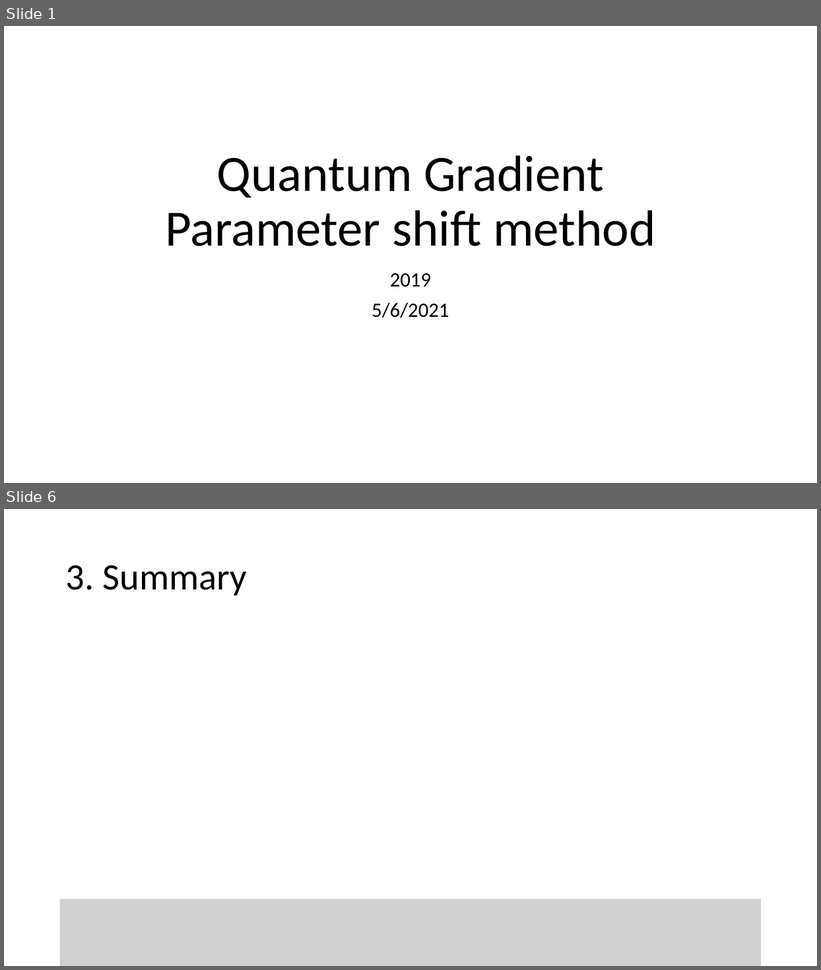
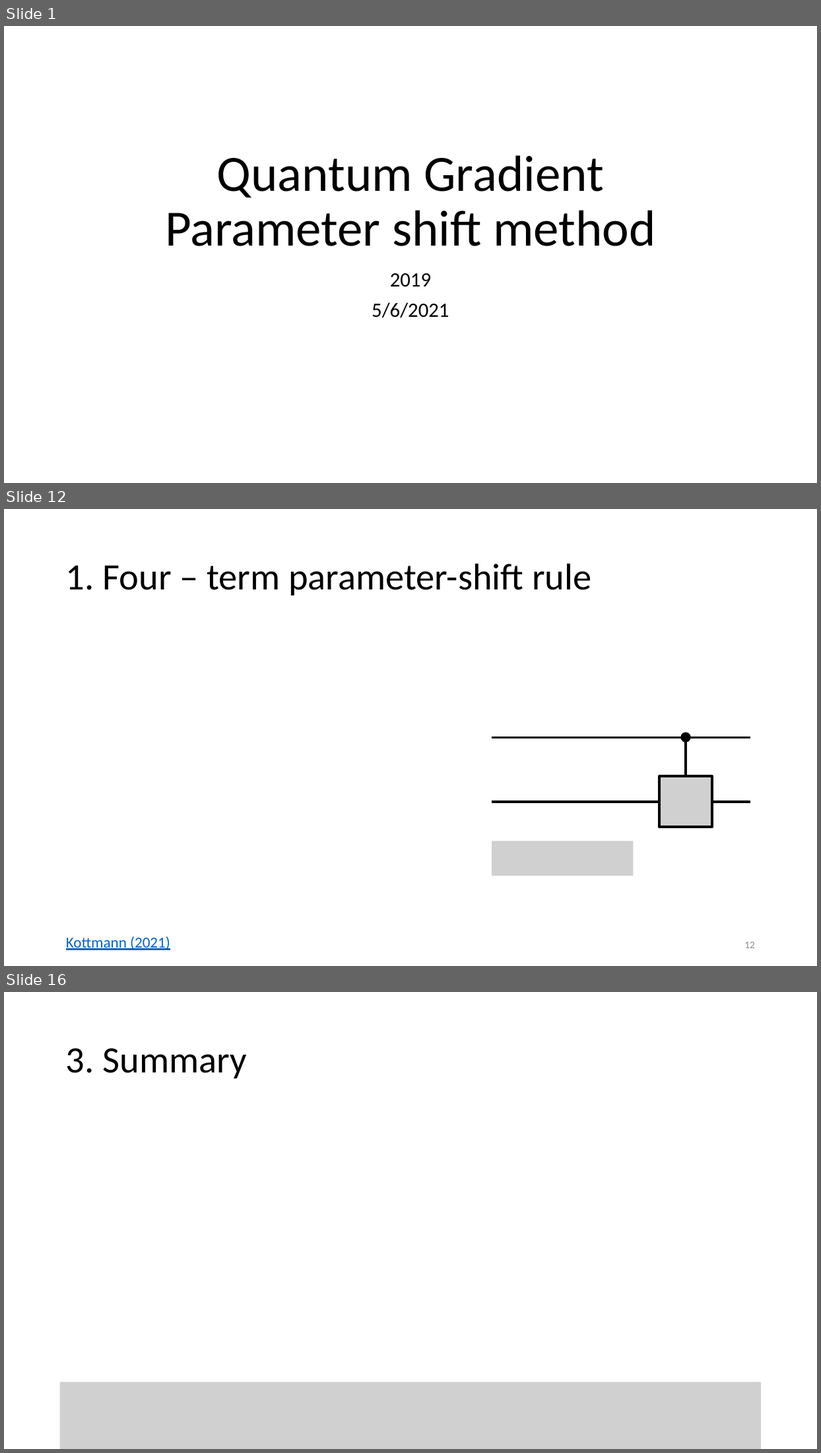
Before and after one commit to vutuanhai237/CourseMaterialsUIT, a slide deck: SExxx-Programming for quantum computer/Slide/x. Quantum Gradient.pptx. Shown one above the other, each under a label of ours: slides 1 and 6 before the commit, slides 1, 12 and 16 after it; the slides between them are not shown. The pictures are 821x970 and 821x1453 pixels, drawn with LibreOffice and Linux fonts; fonts in the diff are those of the drawing; grey boxes stand for pictures. Boxes give left, top, right and bottom in pixels: in the first picture for what was removed or moved away, otherwise in the second. Text is boxed around its words. In the diff, an @@ line names an element or a change of style, - is before the commit and + after.

```diff
--- a/SExxx-Programming for quantum computer/Slide/x. Quantum Gradient.pptx
+++ b/SExxx-Programming for quantum computer/Slide/x. Quantum Gradient.pptx
@@ slide 12 added at <box>4,509,817,966</box>, background #FFFFFF @@
@@ title added at <box>66,563,591,595</box>, 44 pt, text #000000 @@
+1. Four – term parameter-shift rule
@@ line added from (492, 738) to (750, 738), #000000 3 pt @@
@@ ellipse added at <box>681,733,690,742</box>, fill #000000, outline #000000 1 pt @@
@@ line added from (686, 777) to (686, 738), #000000 3 pt @@
@@ picture added at <box>660,777,712,827</box> @@
@@ line added from (492, 802) to (750, 802), #000000 3 pt @@
@@ picture added at <box>492,842,634,876</box> @@
@@ text added at <box>66,937,170,951</box>, 18 pt, text #0563C1, underline @@
+Kottmann (2021)
@@ page number added at <box>745,942,755,949</box>, 12 pt, text #8C8C8C @@
+12
@@ what was slide 6 is now slide 16 @@
```
Also in this commit, not shown: 15 slides changed, 34 other slides added, 20 other files.
